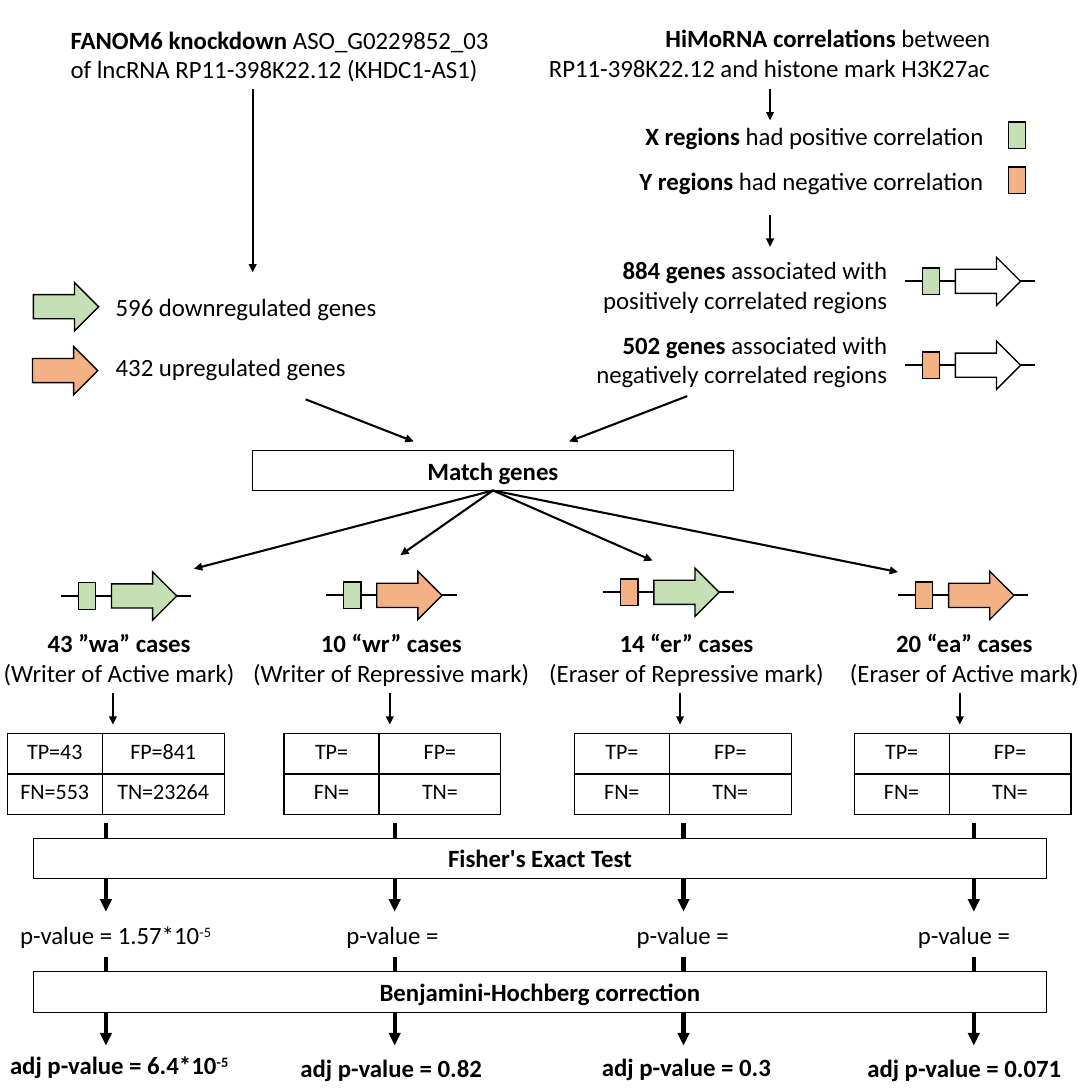
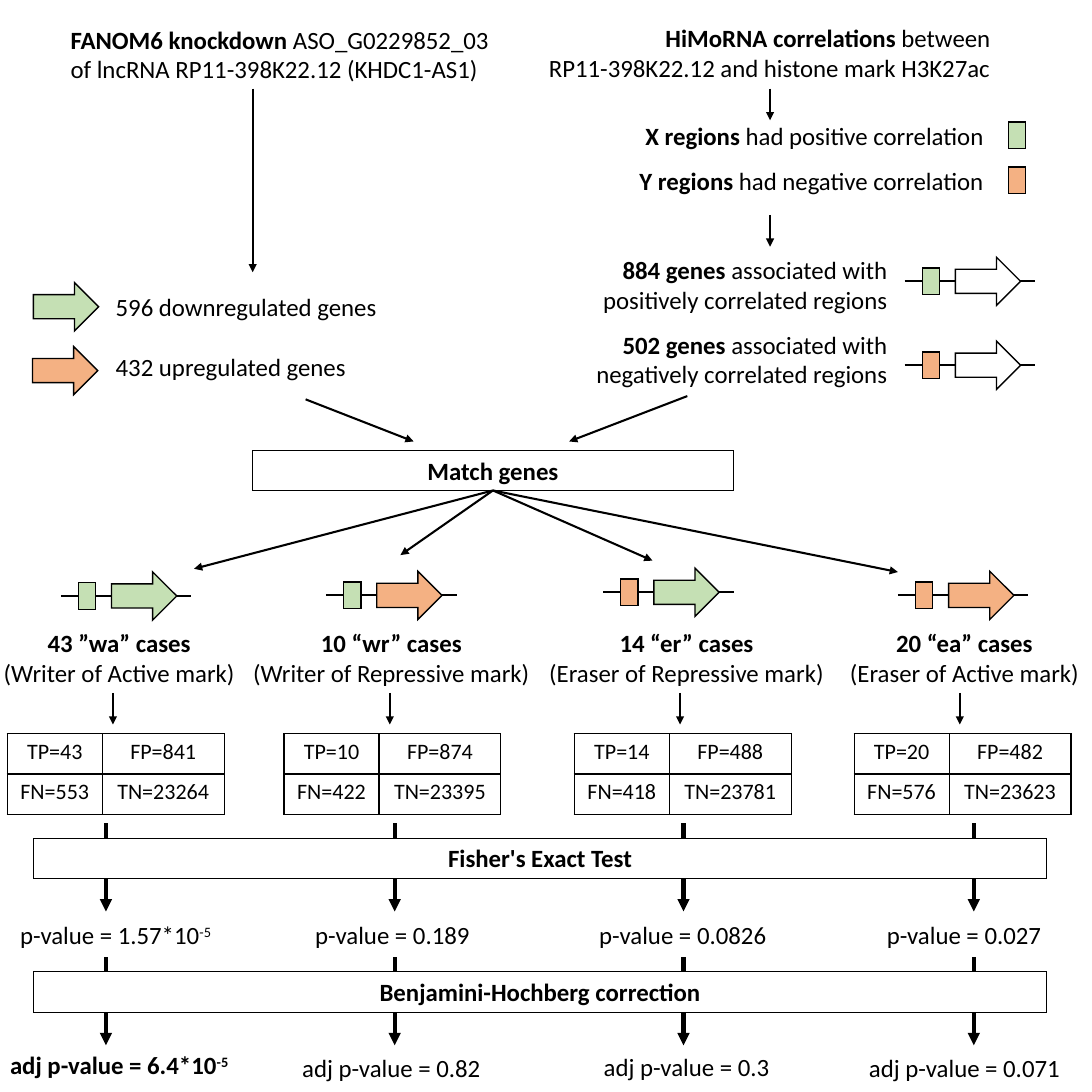
Before and after one commit to vanya-antonov/article-himorna-and-f6, a slide deck: slide 1 of images/four_roles.pptx. Drawn at 1092x1092 pixels with LibreOffice and Linux fonts; fonts in the diff are those of the drawing. Boxes give left, top, right and bottom in pixels: in the first picture for what was removed or moved away, otherwise in the second. Text is boxed around its words. In the diff, an @@ line names an element or a change of style, - is before the commit and + after.

Commit message:
Added p-values to four_roles.pptx

```diff
--- a/images/four_roles.pptx
+++ b/images/four_roles.pptx
@@ table at [284, 734, 501, 814] @@
-row 1, column 1: TP=
+row 1, column 1: TP=10
-row 1, column 2: FP=
+row 1, column 2: FP=874
-row 2, column 1: FN=
+row 2, column 1: FN=422
-row 2, column 2: TN=
+row 2, column 2: TN=23395
@@ table at [575, 734, 792, 814] @@
-row 1, column 1: TP=
+row 1, column 1: TP=14
-row 1, column 2: FP=
+row 1, column 2: FP=488
-row 2, column 1: FN=
+row 2, column 1: FN=418
-row 2, column 2: TN=
+row 2, column 2: TN=23781
@@ table at [854, 734, 1071, 814] @@
-row 1, column 1: TP=
+row 1, column 1: TP=20
-row 1, column 2: FP=
+row 1, column 2: FP=482
-row 2, column 1: FN=
+row 2, column 1: FN=576
-row 2, column 2: TN=
+row 2, column 2: TN=23623
@@ text at [315, 926, 469, 948]: text changed @@
-p-value =
+p-value = 0.189
@@ text at [599, 926, 766, 948]: text changed @@
-p-value =
+p-value = 0.0826
@@ text at [887, 926, 1041, 948]: text changed @@
-p-value =
+p-value = 0.027
@@ bold off in 3 elements at [604, 1058, 769, 1081], [302, 1059, 480, 1082], [869, 1059, 1060, 1082] @@
```
Also in this commit, not shown: 1 other file.
